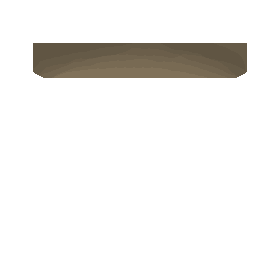
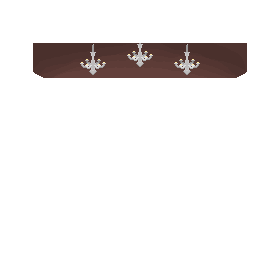
Two versions of the same layered image (256x256). Layer-by-layer changes:
added layer "Layer 2" above "Layer 1" over bbox(80, 43, 200, 75)
painted on "Ceiling" over bbox(33, 43, 247, 78)
